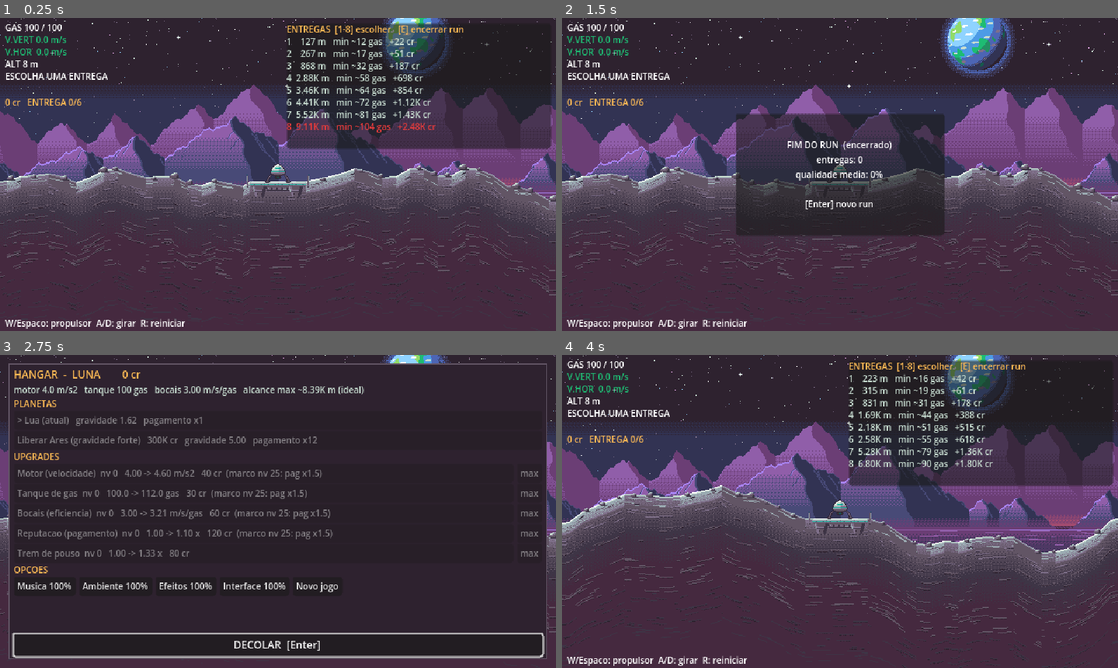
Above: before the commit, frames 1-4 (two rows, left to right).
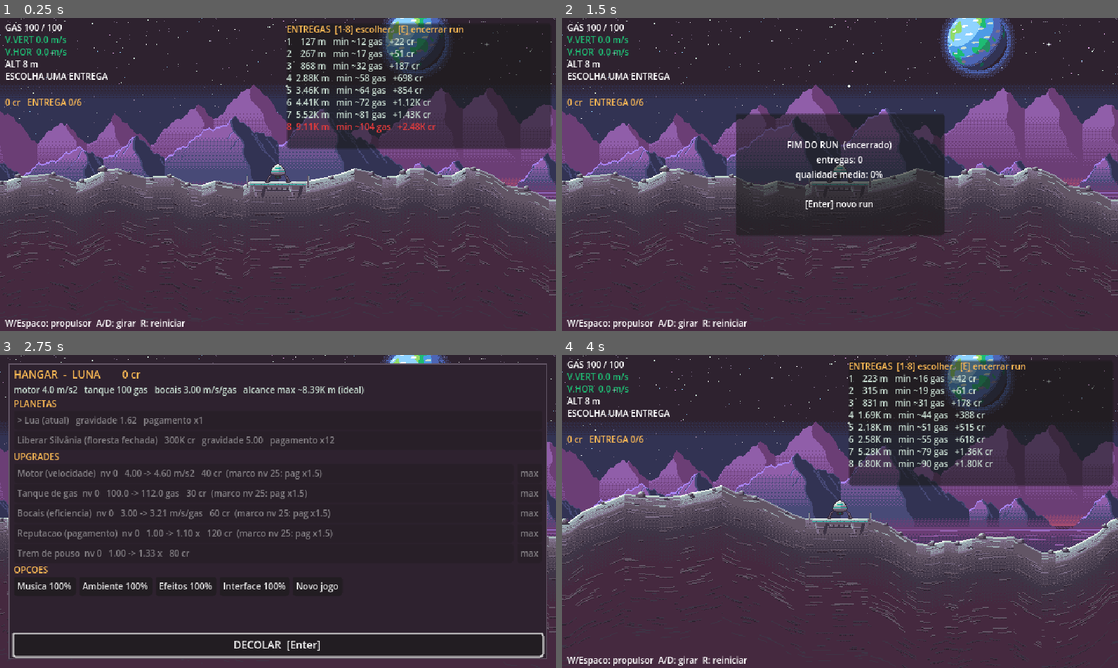
Above: after the commit, the same moments.

Repository: valdersonjr/incremental-lander
Game: Godot game, scene res://game/main.tscn
Same seed, same stepped clock (60 frames per second), same inputs: the game is played once before the commit and once after it.
Inputs:
- Up to frame 1 (0.25 s): no input
- Up to frame 2 (1.5 s): tap Enter (confirm) at 0.5 s; hold D (rotate_right) 0.53-1.28 s; hold Enter (confirm) 0.53-1.28 s; tap R (restart) at 1.25 s; hold A (rotate_left) from 1.28 s (still down); tap E (end_run) at 1.35 s
- Up to frame 3 (2.75 s): tap Enter (confirm) at 2 s; release A (rotate_left) at 2.03 s; hold D (rotate_right) from 2.03 s (still down); tap 1 at 2.1 s
- Up to frame 4 (4 s): release D (rotate_right) at 2.75 s; click "Novo jogo" at 2.75 s; click "DECOLAR [Enter]" at 3.5 s

The runs differ from the first frame. In frame 1, 0.5% of the frame differs, in the area x 0-100%, y 0-59%; in frame 2, 0.4%; in frame 3, 0.6%, in the area x 0-100%, y 25-59%; in frame 4, 0.4%.

Commit message:
Fase 8: mundos Silvânia (floresta) e Docelândia (doces) no jogo, com mapa animado
- pixel-art: floresta fechada e planeta dos doces (mundos totalmente diferentes, mesmo estilo);
  animação em quadros empilhados: vento nas copas, cipós, vaga-lumes, plantas; pirulitos
  girando, brilhos no rio de chocolate, nuvens numa camada própria; estrelas cintilando na Lua
- godot-dev: Backdrop anima camadas e rola nuvens; enfeites do chão animados e fora de fase;
  espaçamento dos enfeites vindo da arte; teste do quadro em laço
- economy-balance: só nomes exibidos (Silvânia, Docelândia); nenhum número mudou
- Verificado: 49 testes, paridade, demo sem erros em Lua/Silvânia/Docelândia, capturas

Co-Authored-By: Claude Opus 5.5 <noreply@anthropic.com>
Claude-Session: https://claude.ai/code/session_01JhKCi9Us7j2H5LJGQ5fDNT

Diff:
--- a/assets/bg/ares_layers.json
+++ b/assets/bg/ares_layers.json
@@ -1,29 +1,47 @@
 {
-  "notes": "Gerado por art/src/bg/planet_scenes.py (pixel-art). Mesmo contrato de luna_layers.json.",
+  "notes": "Floresta fechada (mundo 2, id ares). Gerado por art/src/bg/forest_scene.py (pixel-art).",
   "horizon": 262,
   "planet_pos": [
-    125,
-    143
+    413,
+    175
   ],
   "far_y": 0,
   "mid_y": 0,
   "plain_y": 267,
-  "deep_color": "#6e2727",
+  "deep_color": "#2e222f",
   "strip_depth": 176,
   "strip_width": 128,
   "face_slope": 0.15,
   "rock_cell": [
     16,
-    8
+    16
   ],
-  "rock_base_row": 6,
-  "rock_count": 6,
+  "rock_base_row": 14,
+  "rock_count": 8,
   "rock_widths": [
-    4,
-    5,
+    16,
+    16,
+    16,
+    16,
+    16,
+    16,
+    16,
+    16
+  ],
+  "rock_spacing": [
     6,
-    8,
-    11,
-    7
-  ]
+    22
+  ],
+  "rock_frames": 6,
+  "rock_ms": 180,
+  "anim": {
+    "mid": {
+      "frames": 6,
+      "ms": 180
+    },
+    "plain": {
+      "frames": 6,
+      "ms": 180
+    }
+  }
 }
--- a/assets/bg/kronos_layers.json
+++ b/assets/bg/kronos_layers.json
@@ -1,29 +1,51 @@
 {
-  "notes": "Gerado por art/src/bg/planet_scenes.py (pixel-art). Mesmo contrato de luna_layers.json.",
+  "notes": "Planeta dos doces (mundo 3, id kronos). Gerado por art/src/bg/candy_scene.py (pixel-art).",
   "horizon": 262,
   "planet_pos": [
-    411,
-    27
+    105,
+    47
   ],
   "far_y": 0,
   "mid_y": 0,
-  "plain_y": 267,
-  "deep_color": "#2e222f",
+  "plain_y": 261,
+  "deep_color": "#45293f",
   "strip_depth": 176,
   "strip_width": 128,
   "face_slope": 0.15,
   "rock_cell": [
     16,
-    8
+    16
   ],
-  "rock_base_row": 6,
-  "rock_count": 6,
+  "rock_base_row": 14,
+  "rock_count": 8,
   "rock_widths": [
-    4,
-    5,
-    6,
-    8,
-    11,
-    7
-  ]
+    16,
+    16,
+    16,
+    16,
+    16,
+    16,
+    16,
+    16
+  ],
+  "rock_spacing": [
+    10,
+    30
+  ],
+  "rock_frames": 6,
+  "rock_ms": 120,
+  "anim": {
+    "mid": {
+      "frames": 6,
+      "ms": 120
+    },
+    "plain": {
+      "frames": 6,
+      "ms": 240
+    }
+  },
+  "clouds": {
+    "y": 0,
+    "speed": 3.0
+  }
 }
--- a/assets/bg/luna_layers.json
+++ b/assets/bg/luna_layers.json
@@ -25,5 +25,11 @@
     8,
     11,
     7
-  ]
+  ],
+  "anim": {
+    "sky": {
+      "frames": 6,
+      "ms": 220
+    }
+  }
 }
--- a/data/economy.json
+++ b/data/economy.json
@@ -451,7 +451,7 @@
     },
     {
       "id": "ares",
-      "name": "Ares (gravidade forte)",
+      "name": "Silvânia (floresta fechada)",
       "gravity": 5.0,
       "drag": 0.1,
       "distance": [
@@ -470,7 +470,7 @@
     },
     {
       "id": "kronos",
-      "name": "Kronos (atmosfera densa)",
+      "name": "Docelândia (planeta dos doces)",
       "gravity": 9.0,
       "drag": 0.3,
       "distance": [
--- a/data/world.json
+++ b/data/world.json
@@ -67,6 +67,7 @@
     "ground_margin": 40,
     "layers": {
       "sky": [0.0, 0.0],
+      "clouds": [0.02, 0.0],
       "planet": [0.0, 0.02],
       "far": [0.03, 0.1],
       "mid": [0.08, 0.1],
--- a/game/background/backdrop.gd
+++ b/game/background/backdrop.gd
@@ -4,7 +4,8 @@
 class_name Backdrop
 extends CanvasLayer
 
-const LAYERS: Array[String] = ["sky", "planet", "far", "mid", "plain"]
+const LAYERS: Array[String] = ["sky", "clouds", "planet", "far", "mid", "plain"]
+const REPEATING: Array[String] = ["clouds", "far", "mid", "plain"]
 
 var _ref_y := 0.0
 var _sprites: Dictionary = {}   # nome -> Sprite2D
@@ -12,6 +13,9 @@
 var _factors: Dictionary = {}   # nome -> Vector2
 var _min_y := -INF              # limites do deslocamento vertical (ver setup)
 var _max_y := INF
+var _anim: Dictionary = {}      # nome -> {"frames": int, "ms": float, "h": float} (quadros empilhados na vertical)
+var _scroll: Dictionary = {}    # nome -> px/s de rolagem propria (nuvens)
+var _time := 0.0
 
 
 ## Monta as camadas do planeta. ref_y = y da camera (mundo) quando o lander esta no chao da partida.
@@ -19,35 +23,49 @@
 	for c in get_children():
 		c.queue_free()
 	_sprites.clear()
+	_anim.clear()
+	_scroll.clear()
 	_ref_y = ref_y
 	var meta := TerrainArt.load_meta(planet_id)
 	if meta.is_empty():
 		return
 	var bg: Dictionary = WorldConfig.load_config()["background"]
 	var shift := float(bg["horizon_screen"]) - float(meta["horizon"])
+	var clouds: Dictionary = meta.get("clouds", {})
 	var tops := {"sky": Vector2.ZERO, "planet": _vec(meta["planet_pos"]), "far": Vector2(0, meta["far_y"]),
-		"mid": Vector2(0, meta["mid_y"]), "plain": Vector2(0, meta["plain_y"])}
+		"mid": Vector2(0, meta["mid_y"]), "plain": Vector2(0, meta["plain_y"]),
+		"clouds": Vector2(0, float(clouds.get("y", 0.0)))}
+	var anim: Dictionary = meta.get("anim", {})
 	for layer_name in LAYERS:
-		var tex := load("res://assets/bg/%s_%s.png" % [planet_id, layer_name]) as Texture2D
+		var path := "res://assets/bg/%s_%s.png" % [planet_id, layer_name]
+		if layer_name == "clouds" and (clouds.is_empty() or not ResourceLoader.exists(path)):
+			continue                                          # camada opcional
+		var tex := load(path) as Texture2D
+		var frames := int(anim.get(layer_name, {}).get("frames", 1))
+		var frame_h := float(tex.get_height()) / frames
 		var s := Sprite2D.new()
 		s.name = layer_name.capitalize()
 		s.texture = tex
 		s.centered = false
-		if layer_name in ["far", "mid", "plain"]:
-			# laco horizontal: a regiao rola sobre a textura repetida
-			s.texture_repeat = CanvasItem.TEXTURE_REPEAT_ENABLED
-			s.region_enabled = true
-			s.region_rect = Rect2(0, 0, tex.get_width(), tex.get_height())
+		s.region_enabled = true                                # regiao: quadro da animacao (y) e rolagem (x)
+		s.region_rect = Rect2(0, 0, tex.get_width(), frame_h)
+		if layer_name in REPEATING:
+			s.texture_repeat = CanvasItem.TEXTURE_REPEAT_ENABLED   # laco horizontal
 		add_child(s)
 		_sprites[layer_name] = s
-		# o ceu fica preso a tela; o resto acompanha o horizonte deslocado para perto do chao
-		_base[layer_name] = tops[layer_name] + (Vector2.ZERO if layer_name == "sky" else Vector2(0, shift))
+		if frames > 1:
+			_anim[layer_name] = {"frames": frames, "ms": float(anim[layer_name]["ms"]), "h": frame_h}
+		if layer_name == "clouds":
+			_scroll[layer_name] = float(clouds.get("speed", 0.0))
+		# ceu e nuvens ficam presos a tela; o resto acompanha o horizonte deslocado para perto do chao
+		var screen_fixed := layer_name in ["sky", "clouds"]
+		_base[layer_name] = tops[layer_name] + (Vector2.ZERO if screen_fixed else Vector2(0, shift))
 		_factors[layer_name] = _vec(bg["layers"][layer_name])
 	# a planicie (camada mais baixa) precisa sempre cobrir o pe da tela: o fundo desce no maximo ate sobrar
 	# ground_margin px de planicie, e sobe no maximo ate o fim da textura da planicie
 	var view_h := float(ProjectSettings.get_setting("display/window/size/viewport_height"))
 	var plain_top: float = _base["plain"].y
-	var plain_h := float((_sprites["plain"] as Sprite2D).texture.get_height())
+	var plain_h := (_sprites["plain"] as Sprite2D).region_rect.size.y
 	_max_y = view_h - float(bg["ground_margin"]) - plain_top
 	_min_y = view_h - (plain_top + plain_h)
 	follow(Vector2(0, ref_y))
@@ -58,9 +76,19 @@
 	for layer_name: String in _sprites:
 		var s: Sprite2D = _sprites[layer_name]
 		var off := TerrainArt.layer_offset(cam, _ref_y, _factors[layer_name], _min_y, _max_y)
+		if layer_name == "clouds":
+			off.y = 0.0                                          # nuvens: so rolam em x (presas ao ceu)
 		s.position = _base[layer_name] + Vector2(0, off.y)
-		if s.region_enabled:
-			s.region_rect.position.x = off.x
+		if layer_name in REPEATING:
+			s.region_rect.position.x = off.x + roundf(_time * float(_scroll.get(layer_name, 0.0)))
+
+
+func _process(delta: float) -> void:
+	_time += delta
+	for layer_name: String in _anim:
+		var a: Dictionary = _anim[layer_name]
+		var s: Sprite2D = _sprites[layer_name]
+		s.region_rect.position.y = TerrainArt.anim_frame(_time, a["ms"], a["frames"]) * float(a["h"])
 
 
 func _vec(a: Variant) -> Vector2:
--- a/game/terrain/terrain.gd
+++ b/game/terrain/terrain.gd
@@ -20,6 +20,9 @@
 var _rocks: Array[Dictionary] = []
 var _rock_tex: Texture2D
 var _rock_cell := Vector2.ZERO
+var _rock_frames := 1
+var _rock_ms := 200.0
+var _time := 0.0
 
 @onready var _fill: Polygon2D = %Fill
 @onready var _surface: Line2D = %Surface
@@ -47,6 +50,7 @@
 		for b: Polygon2D in _bands.values():
 			b.visible = false
 		_rocks.clear()
+		_rock_frames = 1
 	else:
 		_apply_art(planet_id, seed_value, meta)
 	# colisao por segmentos da superficie: leve e robusta para terrenos de varios km
@@ -112,9 +116,18 @@
 	var cell: Array = meta["rock_cell"]
 	_rock_cell = Vector2(float(cell[0]), float(cell[1]))
 	_rocks = TerrainArt.rock_spots(ridge, pads, seed_value, meta)
+	_rock_frames = int(meta.get("rock_frames", 1))
+	_rock_ms = float(meta.get("rock_ms", 200.0))
+
+
+func _process(delta: float) -> void:
+	_time += delta
+	if _rock_frames > 1:
+		queue_redraw()                                         # enfeites animados (vento, pirulitos girando)
 
 
 func _draw() -> void:
 	for r in _rocks:
-		var src := Rect2(Vector2(_rock_cell.x * int(r["frame"]), 0), _rock_cell)
+		var f := TerrainArt.anim_frame(_time, _rock_ms, _rock_frames, int(r.get("phase", 0)))
+		var src := Rect2(Vector2(_rock_cell.x * int(r["frame"]), _rock_cell.y * f), _rock_cell)
 		draw_texture_rect_region(_rock_tex, Rect2(r["pos"], _rock_cell), src)
--- a/scripts/world/terrain_art.gd
+++ b/scripts/world/terrain_art.gd
@@ -63,6 +63,7 @@
 	var cell: Array = meta["rock_cell"]
 	var base_row := float(meta["rock_base_row"])
 	var count := int(meta["rock_count"])
+	var spacing: Array = meta.get("rock_spacing", [14.0, 46.0])
 	var x := ridge[0].x + rng.randf_range(4.0, 30.0)
 	while x < ridge[ridge.size() - 1].x:
 		var clear := true
@@ -73,8 +74,8 @@
 		if clear:
 			var y := TerrainGen.height_at(ridge, x) + float(rng.randi_range(0, 2))
 			spots.append({"pos": Vector2(roundf(x - float(cell[0]) * 0.5), roundf(y - base_row)),
-				"frame": rng.randi_range(0, count - 1)})
-		x += rng.randf_range(14.0, 46.0)
+				"frame": rng.randi_range(0, count - 1), "phase": rng.randi_range(0, 7)})
+		x += rng.randf_range(float(spacing[0]), float(spacing[1]))
 	return spots
 
 
@@ -99,3 +100,10 @@
 ## Canto sup. esq. do marcador (acima do feixe).
 static func marker_origin(pad: Dictionary) -> Vector2:
 	return Vector2(float(pad["x"]), float(pad["y"])) + MARKER_ORIGIN
+
+
+## Quadro atual de uma animacao em laco (arte da pixel-art: quadros empilhados). phase desincroniza copias.
+static func anim_frame(time_s: float, frame_ms: float, frames: int, phase: int = 0) -> int:
+	if frames <= 1:
+		return 0
+	return (int(time_s * 1000.0 / frame_ms) + phase) % frames
--- a/tests/unit/world/test_terrain_art.gd
+++ b/tests/unit/world/test_terrain_art.gd
@@ -61,3 +61,11 @@
 	assert_eq(TerrainArt.layer_offset(Vector2(0, -5000), 0.0, Vector2(0, 0.1), -90.0, 119.0).y, 119.0)
 	assert_eq(TerrainArt.layer_offset(Vector2(0, 5000), 0.0, Vector2(0, 0.1), -90.0, 119.0).y, -90.0)
 	assert_eq(TerrainArt.layer_offset(Vector2(0, -500), 0.0, Vector2(0, 0.1), -90.0, 119.0).y, 50.0)
+
+
+func test_quadro_da_animacao_em_laco() -> void:
+	assert_eq(TerrainArt.anim_frame(0.0, 100.0, 6), 0)
+	assert_eq(TerrainArt.anim_frame(0.25, 100.0, 6), 2)
+	assert_eq(TerrainArt.anim_frame(0.65, 100.0, 6), 0, "volta ao primeiro quadro")
+	assert_eq(TerrainArt.anim_frame(0.0, 100.0, 6, 3), 3, "fase desincroniza")
+	assert_eq(TerrainArt.anim_frame(5.0, 100.0, 1), 0, "sem animacao")
Binary file changed: assets/bg/ares_far.png
Binary file changed: assets/bg/ares_mid.png
Binary file changed: assets/bg/ares_plain.png
Binary file changed: assets/bg/ares_planet.png
Binary file changed: assets/bg/ares_sky.png
Binary file added: assets/bg/kronos_clouds.png
Not shown, added: assets/bg/kronos_clouds.png.import
Binary file changed: assets/bg/kronos_far.png
Binary file changed: assets/bg/kronos_mid.png
Binary file changed: assets/bg/kronos_plain.png
Binary file changed: assets/bg/kronos_planet.png
Binary file changed: assets/bg/kronos_sky.png
(and 23 more such lines)
